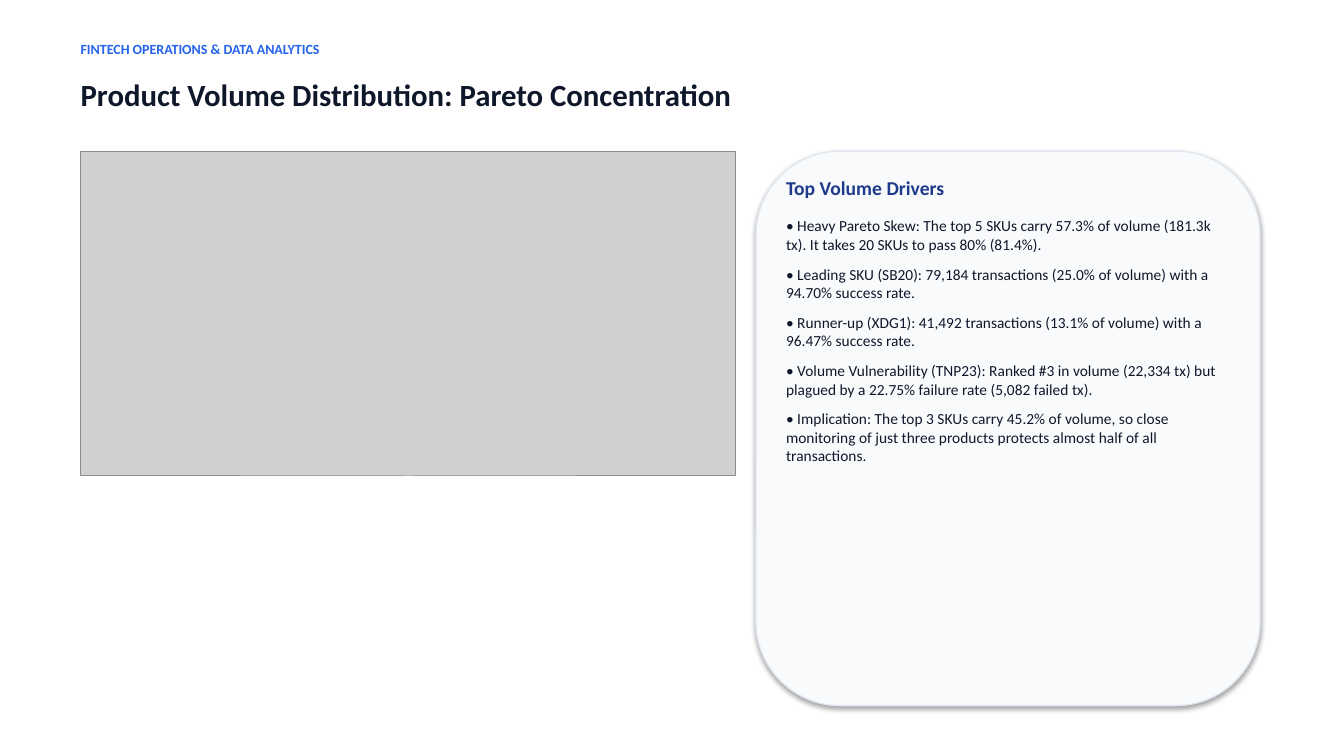
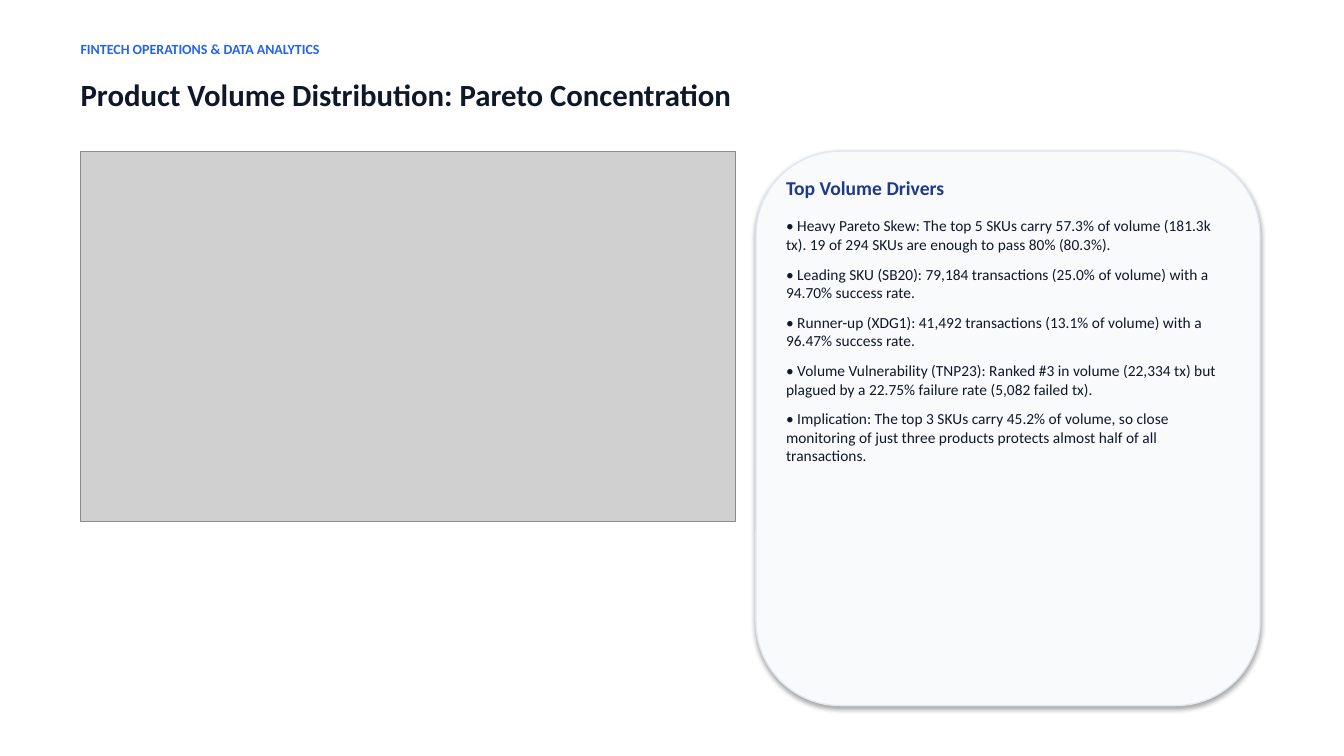
Before and after one commit to Achimedes28/fintech-ppob-transaction-operations-analytics, a slide deck: slide 3 of presentations/Fintech_PPOB_Transaction_Operations_Analytics.pptx. Drawn at 1344x756 pixels with LibreOffice and Linux fonts; fonts in the diff are those of the drawing; grey boxes stand for pictures. Boxes give left, top, right and bottom in pixels: in the first picture for what was removed or moved away, otherwise in the second. Text is boxed around its words. In the diff, an @@ line names an element or a change of style, - is before the commit and + after.

```diff
--- a/presentations/Fintech_PPOB_Transaction_Operations_Analytics.pptx
+++ b/presentations/Fintech_PPOB_Transaction_Operations_Analytics.pptx
@@ picture: place and size @@
-picture at [81,151,736,476]
+picture at [81,151,736,522]
@@ text at [786,220,1211,253]: text changed @@
-• Heavy Pareto Skew: The top 5 SKUs carry 57.3% of volume (181.3k tx). It takes 20 SKUs to pass 80% (81.4%).
+• Heavy Pareto Skew: The top 5 SKUs carry 57.3% of volume (181.3k tx). 19 of 294 SKUs are enough to pass 80% (80.3%).
```
Also in this commit, not shown: 4 other slides changed, 29 other files.
